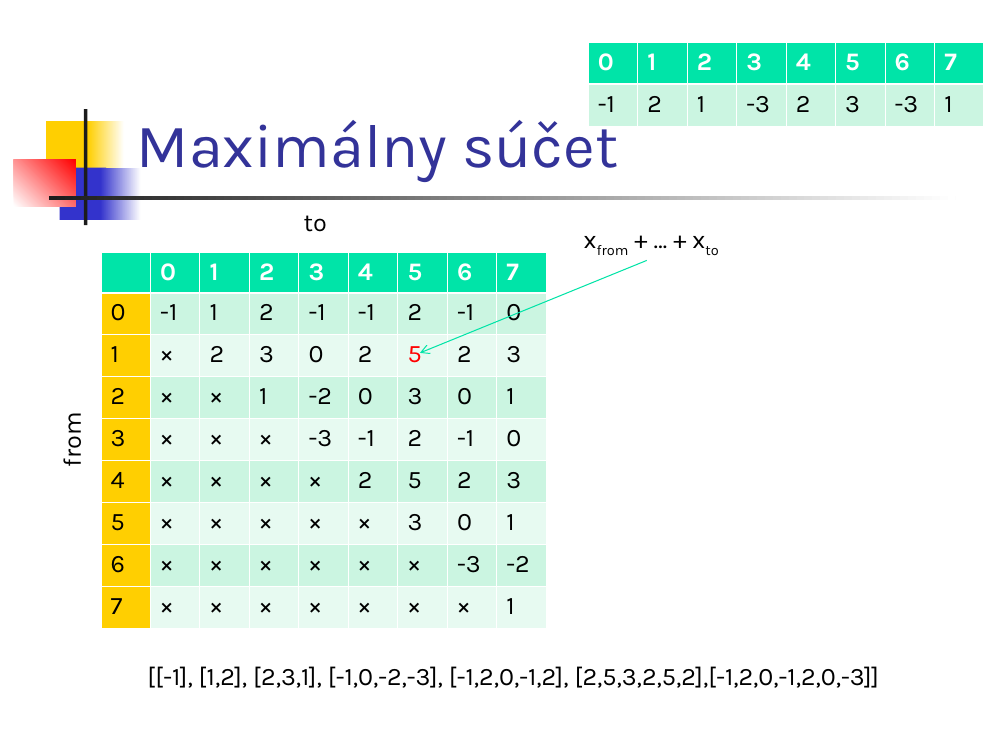
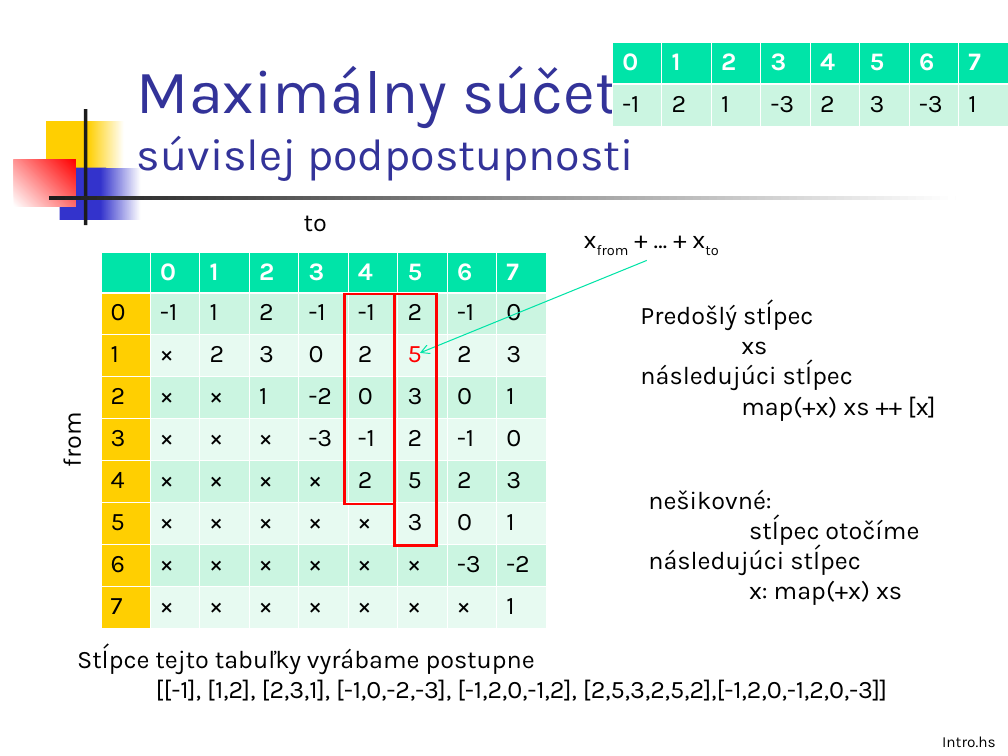
Before and after one commit to Funkcionalne/Prednasky, a slide deck: slide 11 of 03/03_fpro.ppt. Drawn at 1008x756 pixels with LibreOffice and Linux fonts; fonts in the diff are those of the drawing. Boxes give left, top, right and bottom in pixels: in the first picture for what was removed or moved away, otherwise in the second. Text is boxed around its words. In the diff, an @@ line names an element or a change of style, - is before the commit and + after.

```diff
--- a/03/03_fpro.ppt
+++ b/03/03_fpro.ppt
@@ title at (x1=137, y1=58, x2=634, y2=181): text changed; size 44 to 32 pt @@
-Maximálny súčet
+Maximálny súčet
+súvislej podpostupnosti
@@ table moved from (x1=588, y1=42, x2=983, y2=126) to (x1=612, y1=42, x2=1007, y2=126) @@
@@ rectangle added at (x1=345, y1=294, x2=395, y2=504), outline #FF0000 2.01 pt @@
@@ rectangle added at (x1=395, y1=294, x2=437, y2=546), outline #FF0000 2.01 pt @@
@@ text added at (x1=640, y1=301, x2=936, y2=421), 18 pt, text #000000 @@
+Predošlý stĺpec
+xs
+následujúci stĺpec
+map(+x) xs ++ [x]
@@ text added at (x1=648, y1=490, x2=919, y2=605), 18 pt, text #000000 @@
+nešikovné:
+stĺpec otočíme
+následujúci stĺpec
+x: map(+x) xs
@@ text "Stĺpce tejto tabuľky vyrábame postupne" moved from (x1=147, y1=666, x2=879, y2=688) to (x1=77, y1=646, x2=887, y2=701) @@
@@ text at (x1=77, y1=646, x2=535, y2=674): paragraph added @@
+Stĺpce tejto tabuľky vyrábame postupne
@@ text added at (x1=942, y1=736, x2=996, y2=747), 11 pt, text #000000 @@
+Intro.hs
```
Also in this commit, not shown: 7 other slides changed, 2 other files.
